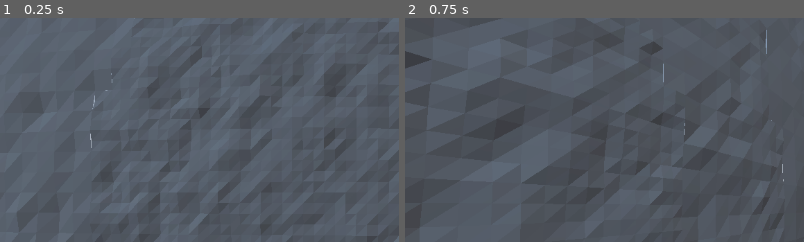
Above: before the commit, frames 1-2 (left to right).
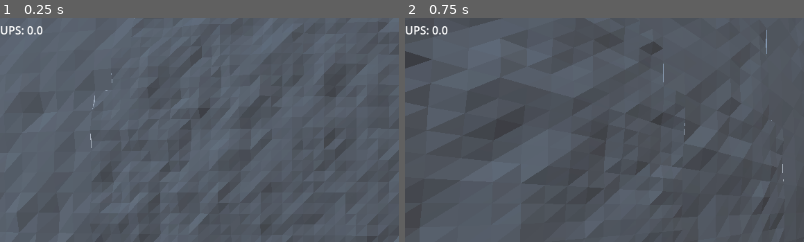
Above: after the commit, the same moments.

Repository: Shirtsy/mesh-tests
Game: Godot game, scene res://scenes/world_1/world_1.tscn
Same seed, same stepped clock (60 frames per second), same inputs: the game is played once before the commit and once after it.
Inputs (mouse positions are % of the whole screen's width and height, from its top left):
- Up to frame 1 (0.25 s): no input
- Up to frame 2 (0.75 s): tap Enter at 0.5 s; move the mouse to (55, 50) at 0.52 s; hold W (forward) from 0.53 s (still down); tap Down (d_a) at 0.6 s
The pictures show only the part of the screen within x 0-50%, y 11-61%; the shares and areas given below are measured in that part.

The runs differ from the first frame. In frame 1, 0.2% of the frame differs, in the area x 0-11%, y 3-8%; in frame 2, 0.2%.

Commit message:
Added UPS profiling

Diff:
--- a/scenes/world_1/distance_tracker.gd
+++ b/scenes/world_1/distance_tracker.gd
@@ -5,15 +5,27 @@
 @export var node_2: Node3D
 
 
+var ups: float = 0
+var updates: int = 0
+
+
 func _ready() -> void:
 	assert(node_1 and node_2, "Not all nodes have been initialized.")
 
 
 func _process(_delta: float) -> void:
+	if Time.get_ticks_msec() % 5000 == 0:
+		ups = updates / 5.0
+		updates = 0
 	text = (
 			"Distance: " + str(
 				node_1.global_position.distance_to(node_2.global_position) - node_2.radius
 			)
 			+ "\n" + "Speed: " + str(node_1.speed)
 			+ "\n" + "FPS: " + str(Engine.get_frames_per_second())
+			+ "\n" + "UPS: " + str(ups)
 	)
+
+
+func _on_quad_planet_mesh_updated() -> void:
+	updates += 1
--- a/scenes/world_1/world_1.tscn
+++ b/scenes/world_1/world_1.tscn
@@ -99,3 +99,5 @@
 far = 4e+07
 script = ExtResource("6_6i63x")
 target = NodePath("../../../SubViewport/Player")
+
+[connection signal="mesh_updated" from="SubViewportContainer2/SubViewportContainer/SubViewport/QuadPlanet" to="SubViewportContainer2/Label" method="_on_quad_planet_mesh_updated"]
--- a/scripts/hypermap.gd
+++ b/scripts/hypermap.gd
@@ -1,3 +1,5 @@
+## Wraps [WorkerThreadPool] to allow for easier multithreaded mapping of
+## a [Callable] to an [Array].
 class_name HyperMap
 extends Object
 
@@ -7,17 +9,23 @@
 var _group_task_id: int
 
 
+## Returns [code]true[/code] if mapping is completed. Returns [code]false[/code]
+## if mapping is not complete or has not been started.
 func is_completed() -> bool:
-	assert(_started, "Task has not been started yet.")
-	return WorkerThreadPool.is_group_task_completed(_group_task_id)
+	if not _started:
+		return false
+	else:
+		return WorkerThreadPool.is_group_task_completed(_group_task_id)
 
 
+## Returns [code]true[/code] if mapping has been started.
 func is_started() -> bool:
 	return _started
 
 
+## Starts mapping task. [Callable] should accept and return a single [Variant].
 func start(method: Callable, elements: Array) -> void:
-	assert(not _started, "Cannot start another task until current one is completed.")
+	assert(not _started, "Cannot start another mapping task until current one is completed.")
 	_result_array = []
 	_result_array.resize(len(elements))
 	var task: Callable = func(i: int) -> void:
@@ -26,8 +34,9 @@
 	_started = true
 
 
+## Pauses the thread until results are ready, then returns them.
 func wait_for_result() -> Array:
-	assert(_started, "Task has not been started yet.")
+	assert(_started, "Mapping task has not been started yet.")
 	WorkerThreadPool.wait_for_group_task_completion(_group_task_id)
 	_started = false
 	return _result_array
--- a/scripts/quad_planet.gd
+++ b/scripts/quad_planet.gd
@@ -1,5 +1,8 @@
 class_name QuadPlanet
 extends MeshInstance3D
+
+
+signal mesh_updated
 
 
 @export var radius: float = 1.0
@@ -36,6 +39,7 @@
 		)
 	elif not thread.is_alive():
 		mesh = thread.wait_to_finish()
+		mesh_updated.emit()
 	pass
 
 
